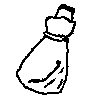
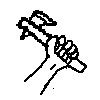
Comparing the layer stacks of the two 100px x 100px images. Changes:
added layer "图层 4" above "图层 3" over bbox(16, 10, 87, 95)
hid "图层 3" over bbox(16, 4, 76, 95)
